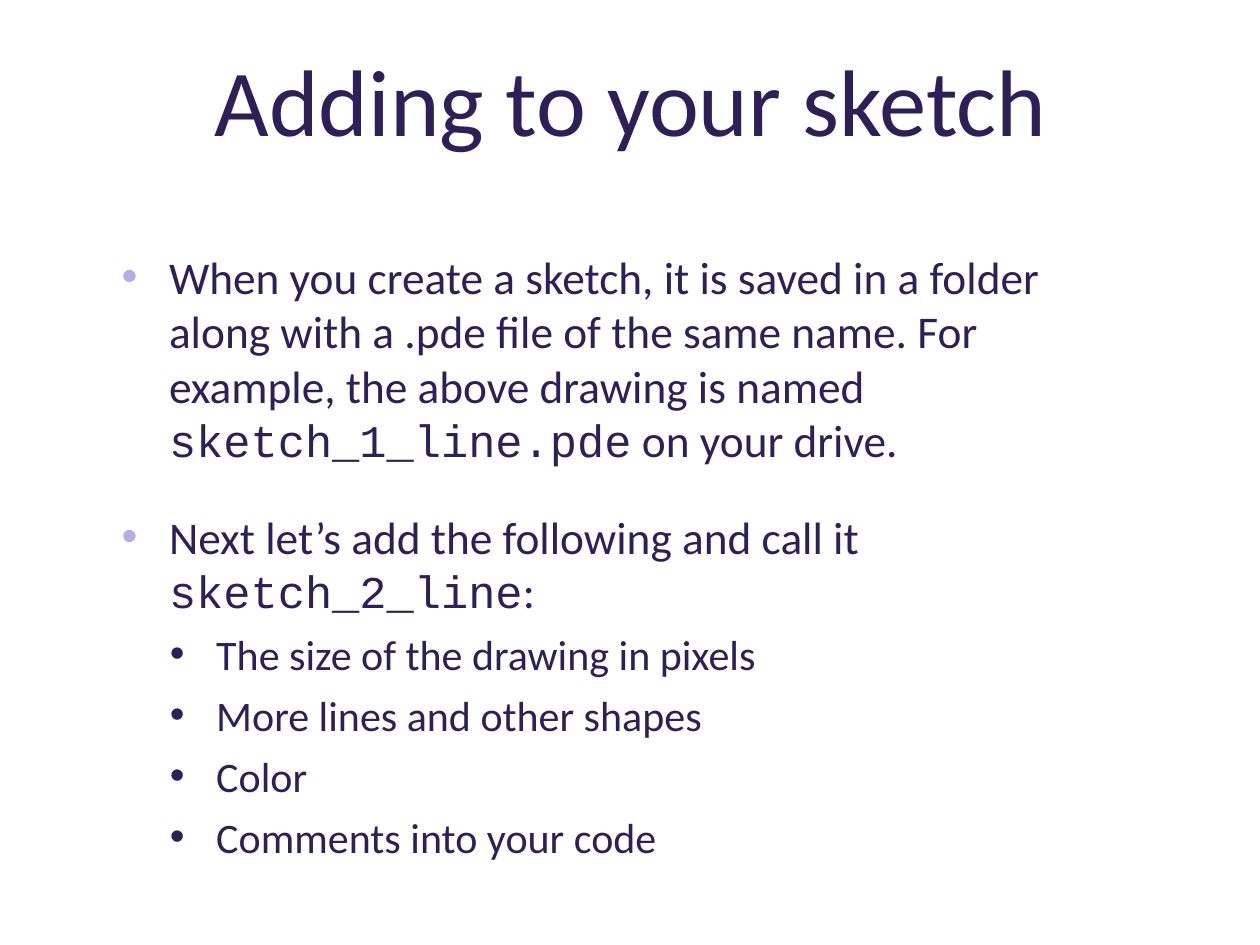
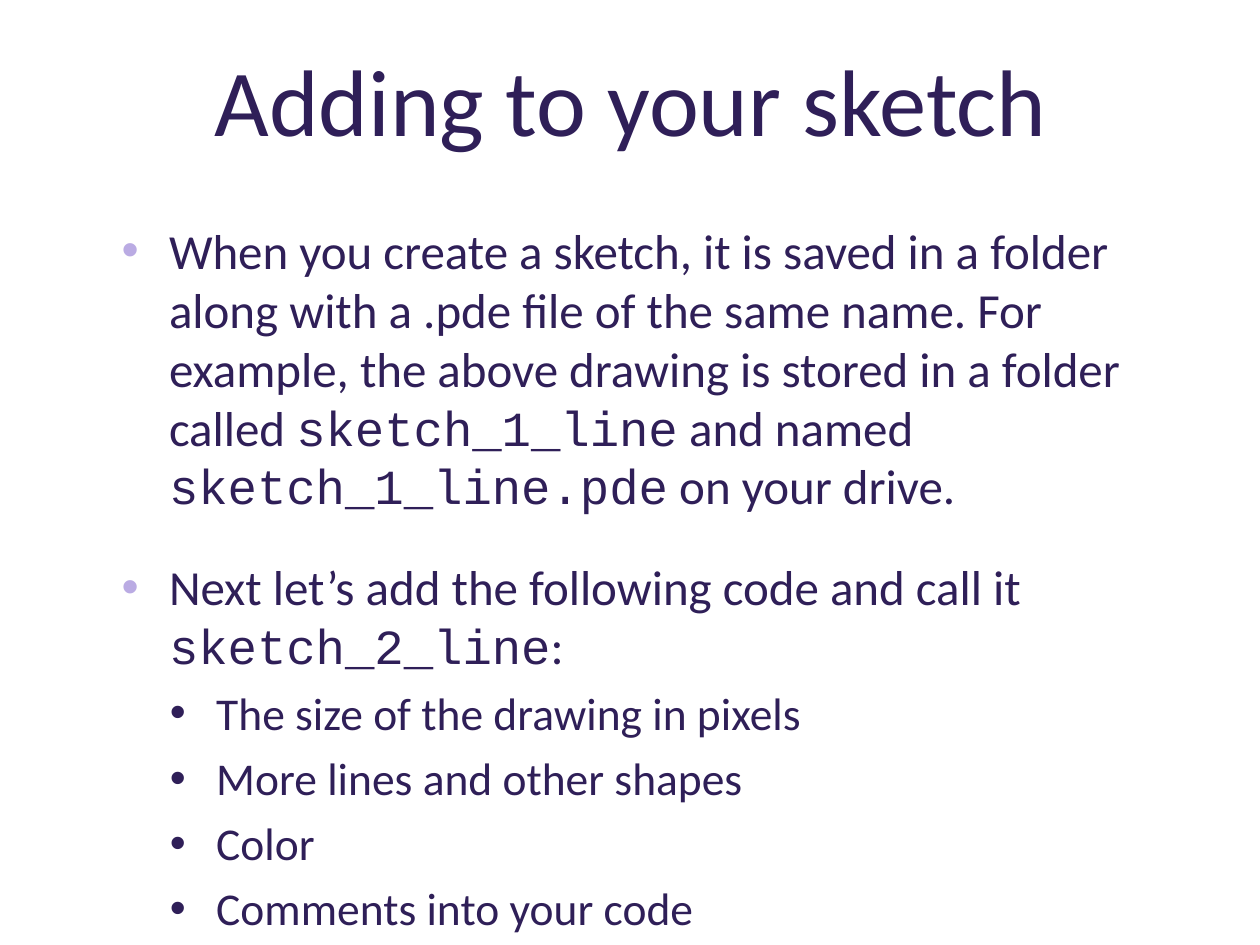
Before and after one commit to deenaengel/TF3_ProcessingSlides, a slide deck: slide 12 of Processing_Presentation_TF3_DE_notes.pptx (slide 11 before the commit). Drawn at 1260x945 pixels with LibreOffice and Linux fonts; fonts in the diff are those of the drawing; background and template pictures are left out. Boxes give left, top, right and bottom in pixels: in the first picture for what was removed or moved away, otherwise in the second. Text is boxed around its words. In the diff, an @@ line names an element or a change of style, - is before the commit and + after.

```diff
--- a/Processing_Presentation_TF3_DE_notes.pptx
+++ b/Processing_Presentation_TF3_DE_notes.pptx
@@ text "When you create a sketch, ...": place and size @@
-text "When you create a sketch, ..." at <box>169,262,1039,854</box>
+text "When you create a sketch, ..." at <box>169,235,1120,861</box>
@@ text at <box>169,235,1120,670</box>: text changed; size 25.9 to 28 pt @@
-• When you create a sketch, it is saved in a folder along with a .pde file of the same name. For example, the above drawing is named sketch_1_line.pde on your drive.
-• Next let’s add the following and call it sketch_2_line:
+• When you create a sketch, it is saved in a folder along with a .pde file of the same name. For example, the above drawing is stored in a folder called sketch_1_line and named sketch_1_line.pde on your drive.
+• Next let’s add the following code and call it sketch_2_line:
@@ text at <box>216,698,801,861</box>: size 24.1 to 26 pt in "The size of the drawing in pixels", "More lines and other shapes", "Color", "Comments into your code" @@
```
Also in this commit, not shown: 15 other slides changed, 1 slide added.
